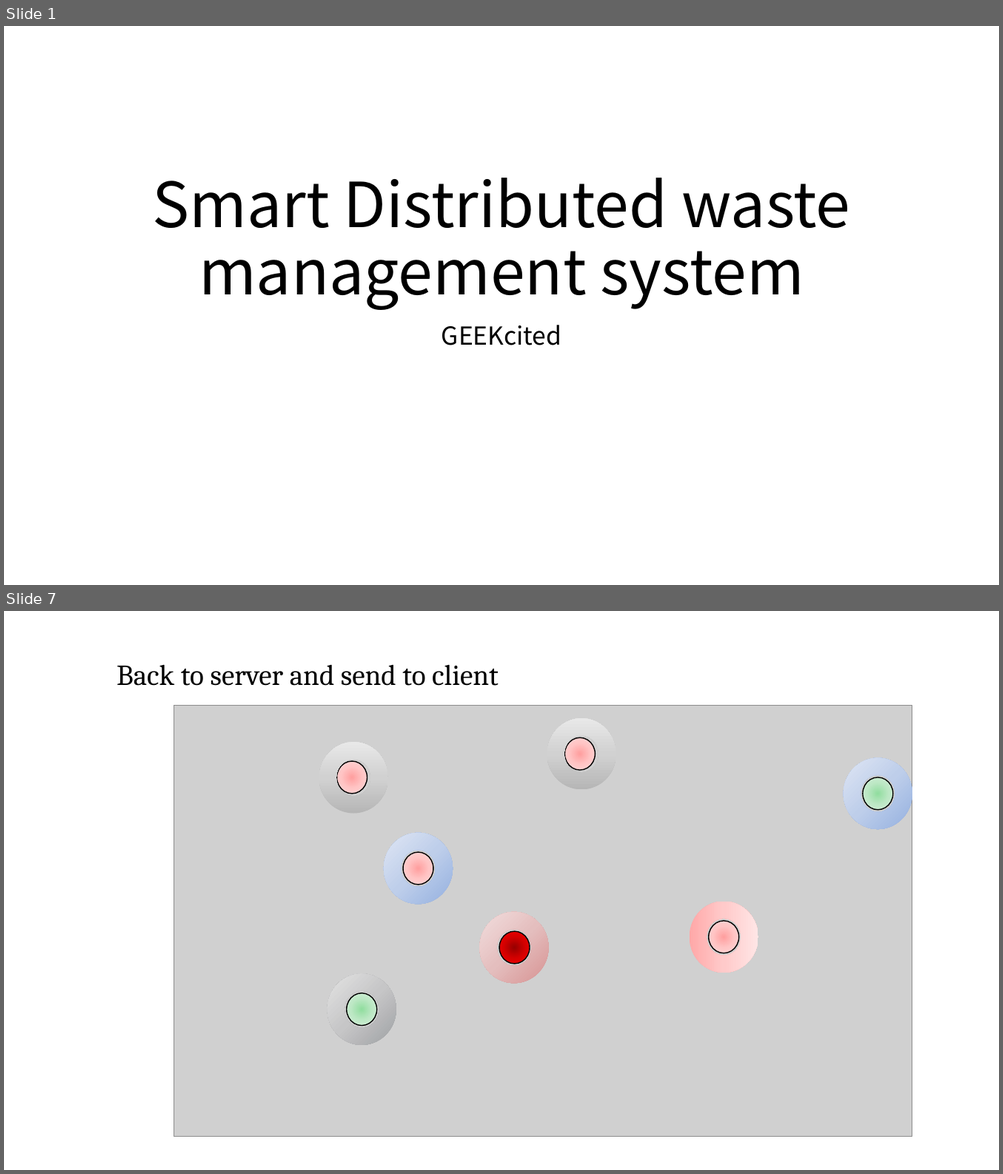
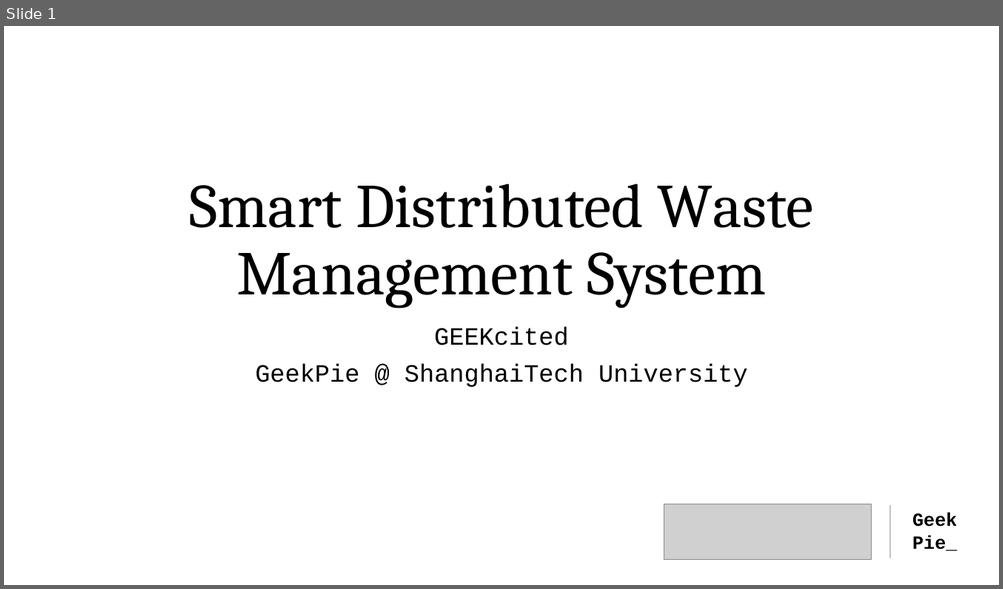
Before and after one commit to maverick117/hackathon2016, a slide deck: Smart Distributed waste management system.pptx. Shown one above the other, each under a label of ours: slides 1 and 7 before the commit, slide 1 after it; the slides between them are not shown. The pictures are 1003x1174 and 1003x589 pixels, drawn with LibreOffice and Linux fonts; fonts in the diff are those of the drawing; grey boxes stand for pictures. Boxes give left, top, right and bottom in pixels: in the first picture for what was removed or moved away, otherwise in the second. Text is boxed around its words. In the diff, an @@ line names an element or a change of style, - is before the commit and + after.

```diff
--- a/Smart Distributed waste management system.pptx
+++ b/Smart Distributed waste management system.pptx
@@ slide 7 removed at (4,611,999,1170), background #FFFFFF @@
@@ text removed at (116,664,498,686) @@
-Back to server and send to client
@@ picture removed at (173,706,912,1137) @@
@@ donut removed at (547,718,616,790) @@
@@ donut removed at (318,742,387,814) @@
@@ ellipse removed at (564,738,595,770) @@
@@ ellipse removed at (337,761,367,793) @@
@@ donut removed at (843,758,912,829) @@
@@ ellipse removed at (862,777,893,809) @@
@@ donut removed at (384,832,452,904) @@
@@ ellipse removed at (403,853,434,885) @@
@@ donut removed at (479,912,548,984) @@
@@ donut removed at (689,901,757,973) @@
@@ ellipse removed at (708,921,739,954) @@
@@ ellipse removed at (499,932,530,964) @@
@@ donut removed at (327,974,395,1046) @@
@@ ellipse removed at (347,994,377,1026) @@
@@ slide 1 changed as well @@
@@ title at (189,184,814,308): text changed; font Noto Sans CJK SC to Cambria @@
-Smart Distributed waste management system
+Smart Distributed Waste Management System
@@ subtitle at (434,326,569,346): font Noto Sans CJK SC to Courier New in "GEEKcited" @@
@@ subtitle at (255,363,748,387): paragraph added @@
+GeekPie @ ShanghaiTech University
@@ picture added at (663,504,871,560) @@
@@ line added from (891, 506) to (891, 559), #000000 0.5 pt @@
@@ text added at (912,513,956,551), 18 pt, text #000000, bold @@
+Geek
+Pie_
```
Also in this commit, not shown: 3 other slides changed, 7 slides added, 6 other slides removed.
